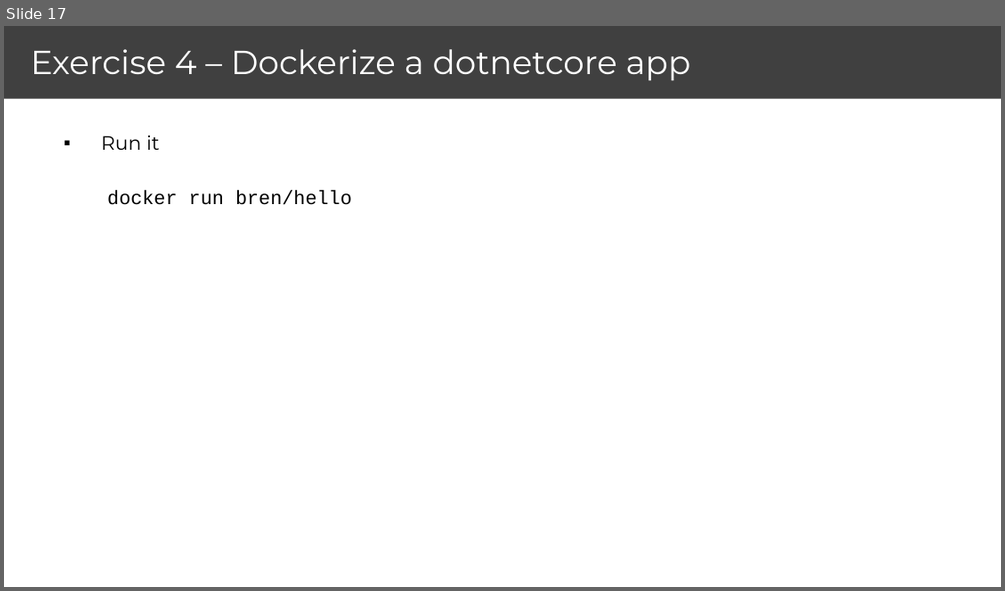
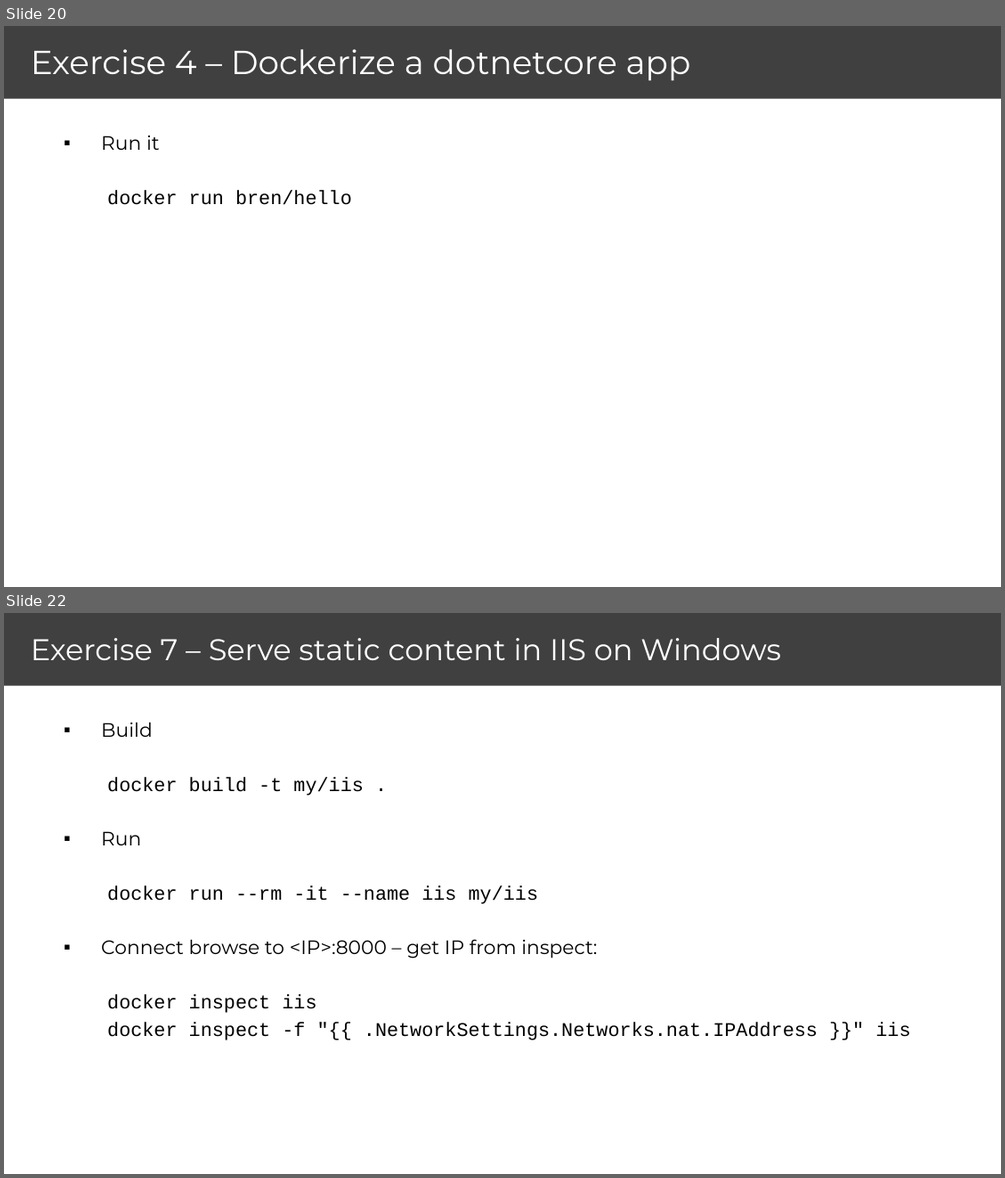
Before and after one commit to brendonmatheson/docker_fu, a slide deck: brendon_matheson_docker_dotnet_slides.pptx. Shown one above the other, each under a label of ours: slide 17 before the commit, slides 20 and 22 after it; the slides between them are not shown. The pictures are 1005x591 and 1005x1178 pixels, drawn with LibreOffice and Linux fonts; fonts in the diff are those of the drawing. Boxes give left, top, right and bottom in pixels: in the first picture for what was removed or moved away, otherwise in the second. Text is boxed around its words. In the diff, an @@ line names an element or a change of style, - is before the commit and + after.

```diff
--- a/brendon_matheson_docker_dotnet_slides.pptx
+++ b/brendon_matheson_docker_dotnet_slides.pptx
@@ slide 22 added at (x1=4, y1=613, x2=1001, y2=1174), background #FFFFFF @@
@@ rectangle added at (x1=4, y1=613, x2=1001, y2=686), fill #404040 @@
@@ title added at (x1=31, y1=638, x2=781, y2=660), 21.6 pt, text #FFFFFF @@
+Exercise 7 – Serve static content in IIS on Windows
@@ text added at (x1=101, y1=722, x2=910, y2=1040), 14 pt, text #000000 @@
+▪ Build
+  docker build -t my/iis .
+▪ Run
+  docker run --rm -it --name iis my/iis
+▪ Connect browse to <IP>:8000 – get IP from inspect:
+  docker inspect iis
+  docker inspect -f "{{ .NetworkSettings.Networks.nat.IPAddress }}" iis
@@ what was slide 17 is now slide 20 @@
```
Also in this commit, not shown: 1 slide changed, 10 other slides added, 2 slides removed, 1 other file.
